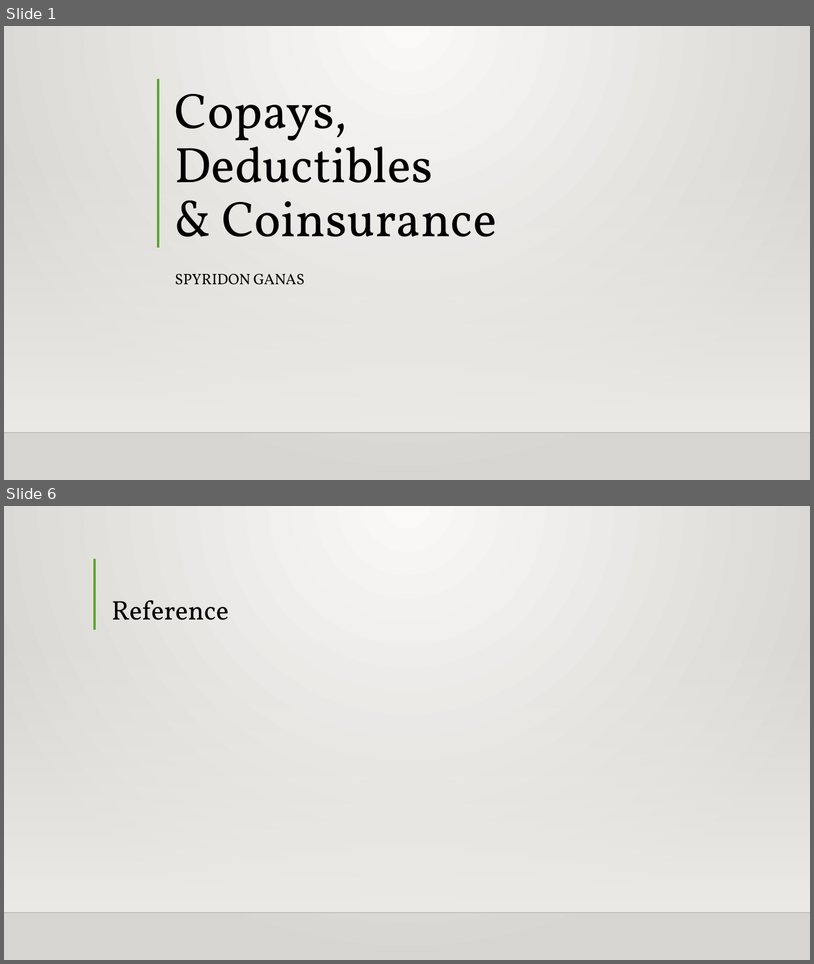
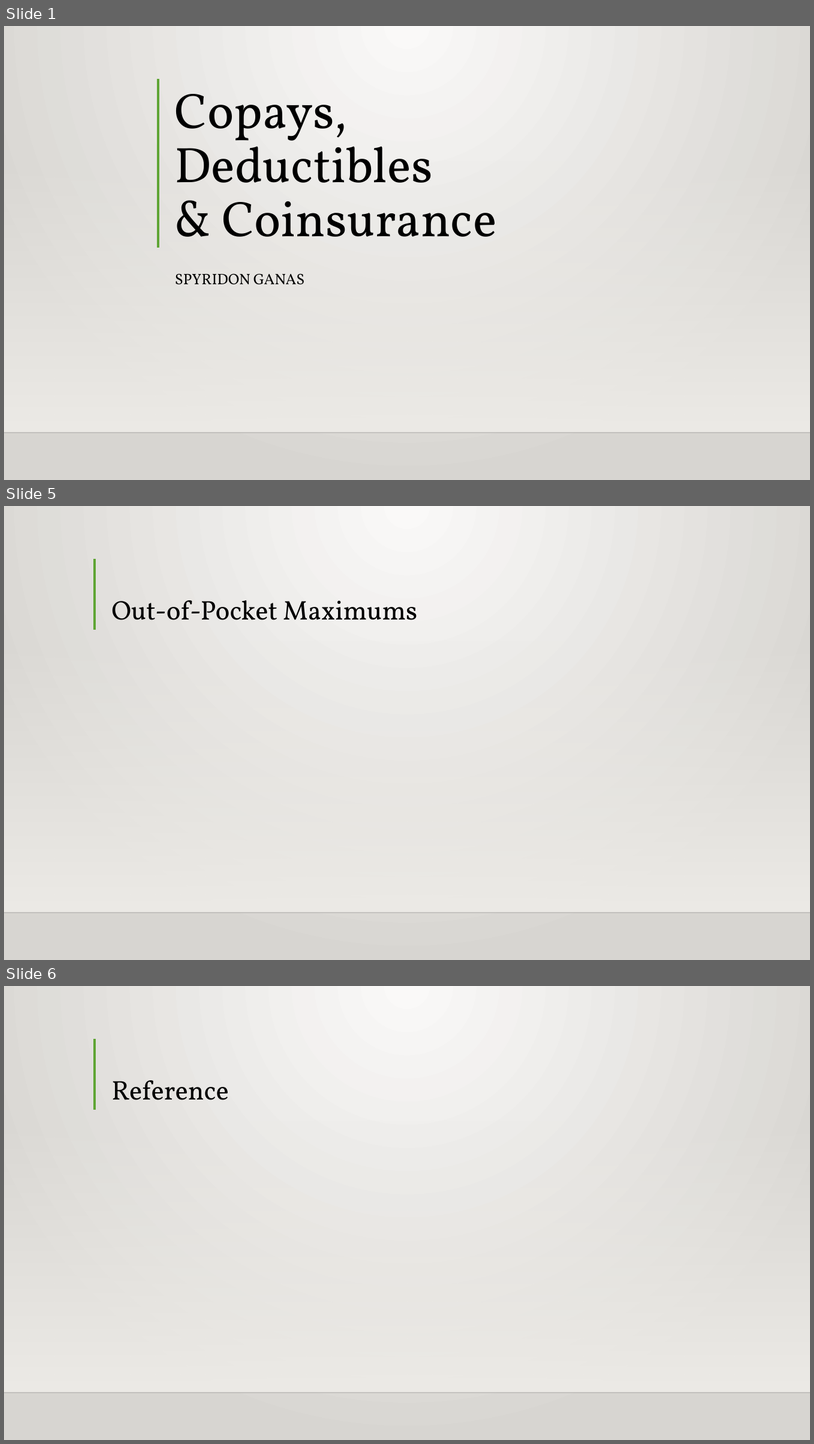
Before and after one commit to Intro-to-APCD/Intro-to-APCD.github.io, a slide deck: PowerPoints/Phase 3 - Claims Terminology/011 Deductibles CoPays and Coinsurance.pptx. Shown one above the other, each under a label of ours: slides 1 and 6 before the commit, slides 1, 5 and 6 after it; the slides between them are not shown. The pictures are 814x964 and 814x1444 pixels, drawn with LibreOffice and Linux fonts; fonts in the diff are those of the drawing; background and template pictures are left out. Boxes give left, top, right and bottom in pixels: in the first picture for what was removed or moved away, otherwise in the second. Text is boxed around its words. In the diff, an @@ line names an element or a change of style, - is before the commit and + after.

```diff
--- a/PowerPoints/Phase 3 - Claims Terminology/011 Deductibles CoPays and Coinsurance.pptx
+++ b/PowerPoints/Phase 3 - Claims Terminology/011 Deductibles CoPays and Coinsurance.pptx
@@ slide 5 added at bbox=[4, 506, 810, 960], background gradient #FAFAF9 to #D7D5D2; not listed: 3 template elements that a slide beside it also shows @@
@@ title added at bbox=[111, 600, 417, 620], 32 pt, text #000000 @@
+Out-of-Pocket Maximums
```
Also in this commit, not shown: 3 other slides added, 4 slides removed, 1 other file.
